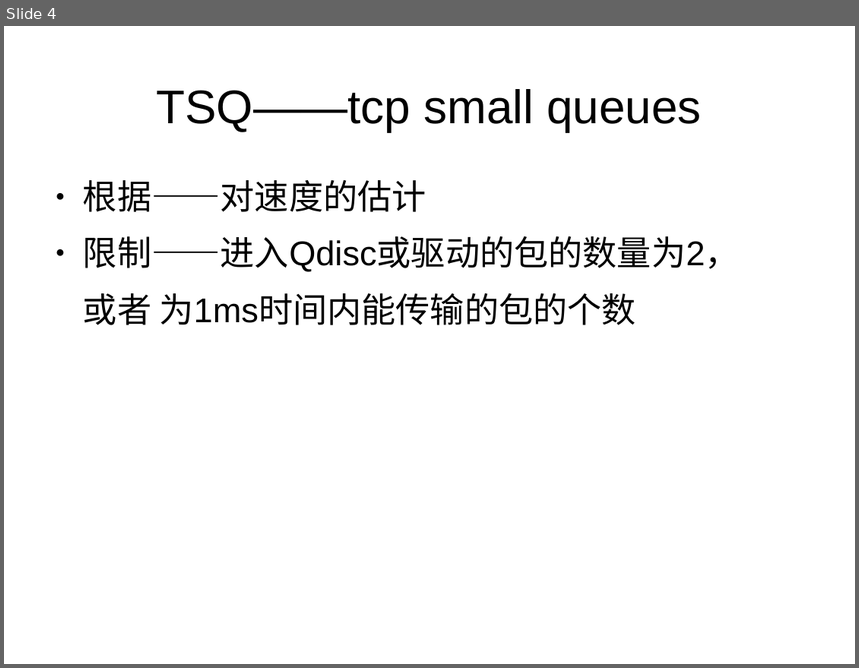
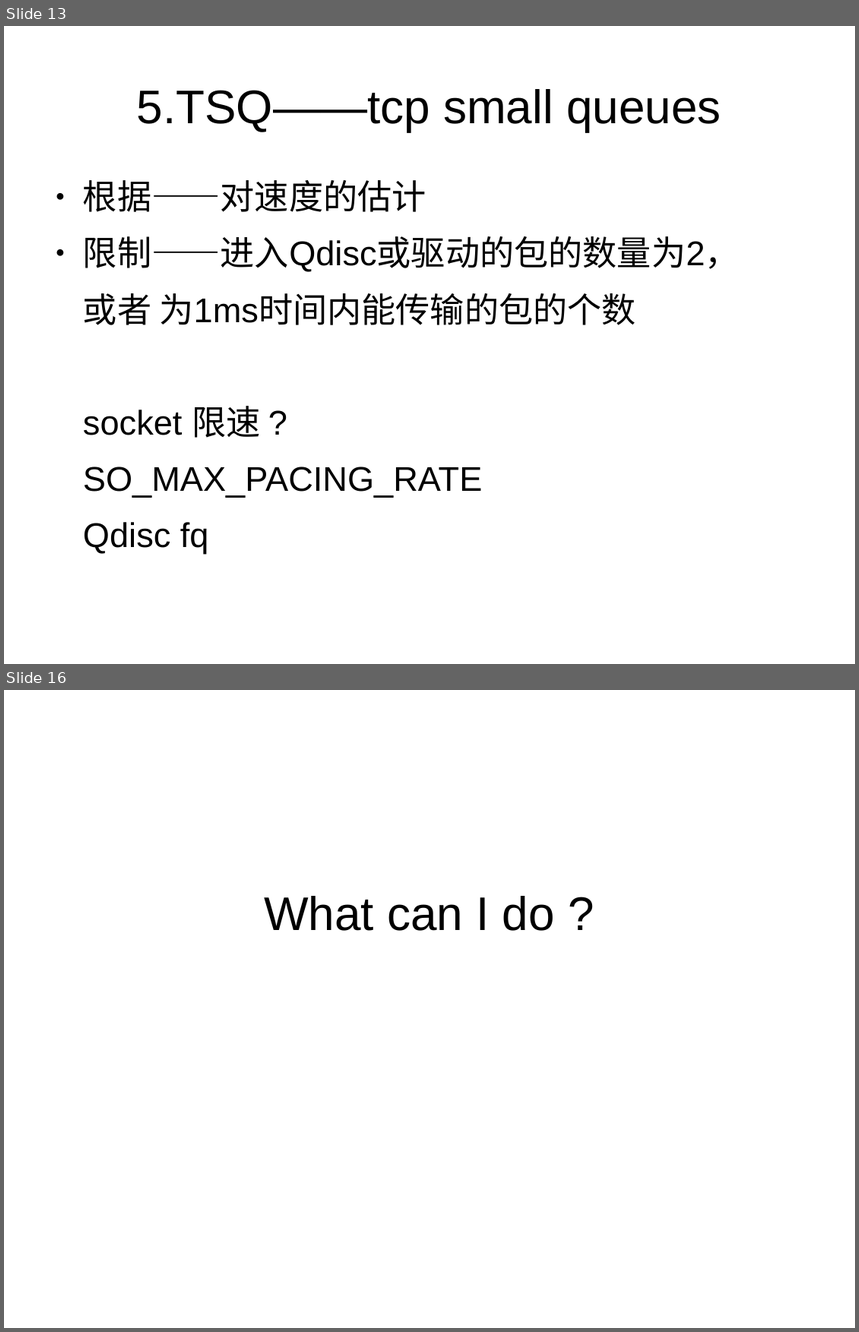
Before and after one commit to panweiping3/programming, a slide deck: tcp/my_doc/tcp_new_features.odp. Shown one above the other, each under a label of ours: slide 4 before the commit, slides 13 and 16 after it; the slides between them are not shown. The pictures are 859x668 and 859x1332 pixels, drawn with LibreOffice and Linux fonts; fonts in the diff are those of the drawing. Boxes give left, top, right and bottom in pixels: in the first picture for what was removed or moved away, otherwise in the second. Text is boxed around its words. In the diff, an @@ line names an element or a change of style, - is before the commit and + after.

```diff
--- a/tcp/my_doc/tcp_new_features.odp
+++ b/tcp/my_doc/tcp_new_features.odp
@@ slide 16 added at <box>4,690,855,1328</box>, background #FFFFFF @@
@@ title added at <box>264,896,555,931</box>, 44 pt, text #000000 @@
+What can I do ?
@@ what was slide 4 is now slide 13 @@
@@ slide 13 changed as well @@
@@ title at <box>137,89,721,132</box>: text changed @@
-TSQ——tcp small queues
+5.TSQ——tcp small queues
@@ text at <box>83,406,482,554</box>: paragraphs added @@
+socket 限速 ?
+SO_MAX_PACING_RATE
+Qdisc fq
```
Also in this commit, not shown: 3 other slides changed, 11 other slides added, 2 other files.
